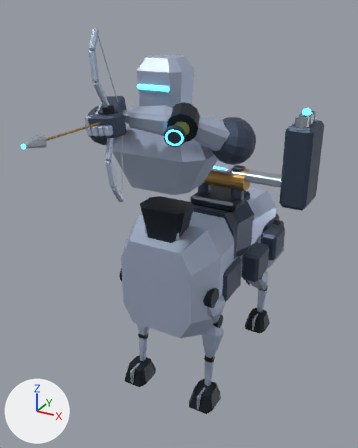
A saved change to the Blender file out/mech_reference/s06/s06.blend.
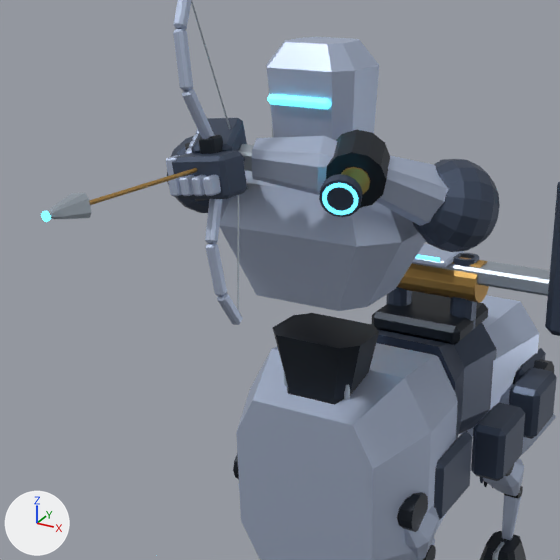
Old and new are each drawn whole from a 50 mm camera at (3.27, -6.89, 5.77) aimed at (-0.14, -0.7, 2.67) and again close up on the part from 0% to 80% of the width and 8% to 72% of the height. The lights are fixed; the arrows at lower left show +X, +Y and +Z. The last two pictures show the newer version. Both versions are drawn at frame 15 of the action 's06:heavy:elbow_l'; the numbers are the values there.

Names of what the first close-up shows: 'Angular knight helmet', 'Articulated shoulder armor.001', 'Dorsal launcher mounting saddle', 'Independent equine lumbar waist', 'Independent flexible lumbar waist', 'Knight thoracic armor', 'Mechanical joint collar.003', 'Saddle ammunition pouch.003', 'Separate deep equine thorax', 'Separate rounded equine pelvic croup', 'Single anatomical limb shell.002', 'Single anatomical limb shell.003' and 48 more.
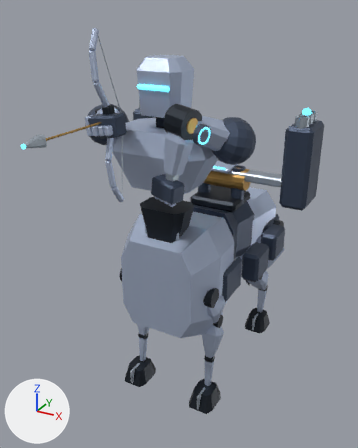
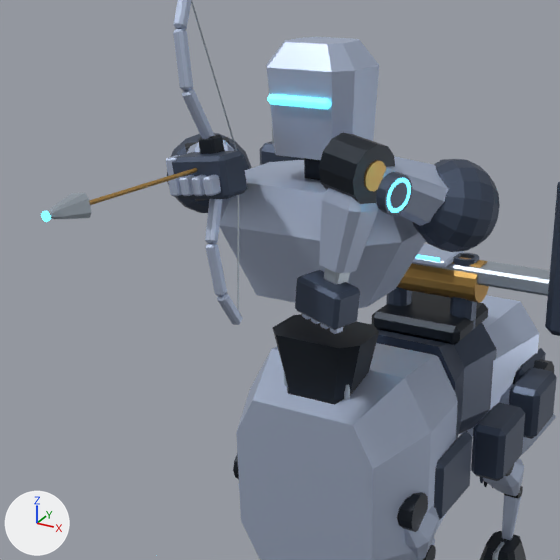
ob_elbow_l is not drawn itself; it is the parent of ob_wrist_l, ob_emitter_l, ob_exposed_load_bearing_piston_003, ob_single_anatomical_limb_shell_003, ob_mechanical_joint_collar_003, ob_joint_axle_cap_003.

Changed parts and their boxes [x1, y1, x2, y2] in the close-ups (560 x 560 px):
'Single anatomical limb shell.003', turned
    before: [252, 136, 337, 195]
    after: [319, 188, 379, 273]
'Mechanical joint collar.003', turned
    before: [326, 130, 390, 208]
    after: [319, 132, 395, 204]
'Armored palm.001', turned
    before: [191, 118, 247, 153]
    after: [295, 270, 360, 330]
'Compact flush shield transducer', turned
    before: [319, 174, 363, 217]
    after: [376, 172, 412, 215]
'Joint axle cap.003', turned
    before: [341, 167, 370, 194]
    after: [364, 160, 386, 191]
'Shield transducer luminous annulus', turned
    before: [322, 183, 358, 215]
    after: [387, 178, 411, 213]
'Exposed load-bearing piston.003', turned
    before: [239, 144, 254, 171]
    after: [323, 268, 350, 284]
'Individual armored finger.003', turned
    before: [185, 148, 192, 154]
    after: [330, 327, 343, 334]
'Individual armored finger.002', turned (mostly hidden)
    before: [189, 141, 195, 148]
    after: [320, 323, 329, 329]
'Individual armored finger.001', turned (mostly hidden)
    before: [192, 134, 198, 141]
    after: [311, 318, 320, 324]
'Individual armored finger', turned (mostly hidden)
    before: [195, 129, 199, 134]
    after: [302, 314, 311, 320]

The change in detail:
Object 'elbow_l' (ob_elbow_l) turns from (28, 24, 2.5) to (103, -24, -22) degrees about x, y and z.
